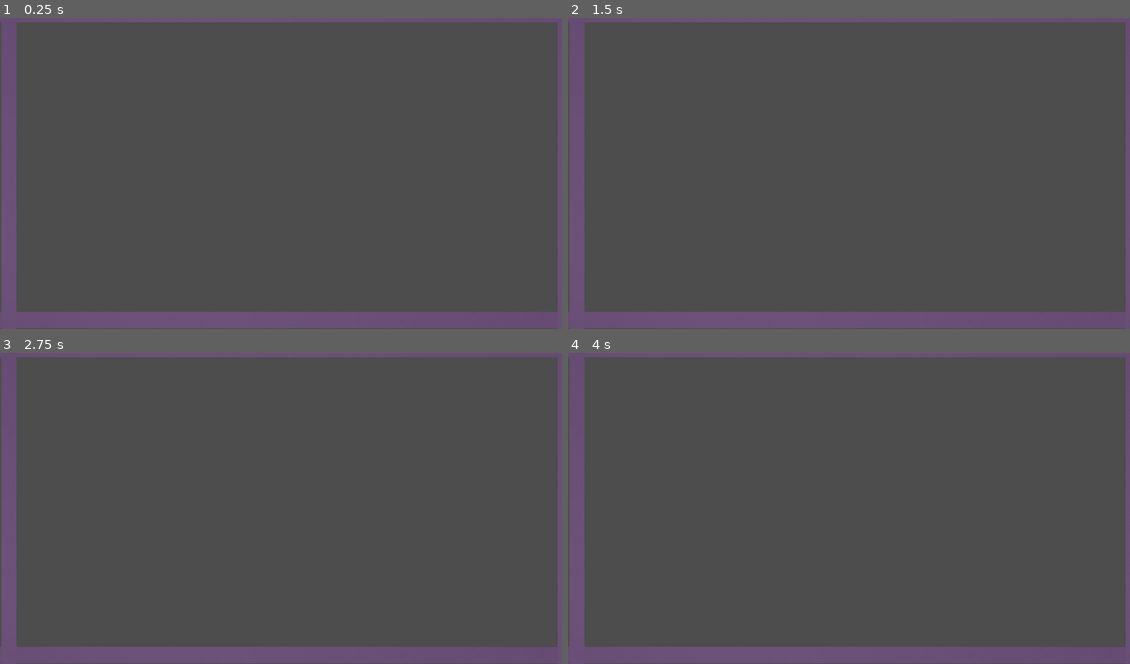
Above: before the commit, frames 1-4 (two rows, left to right).
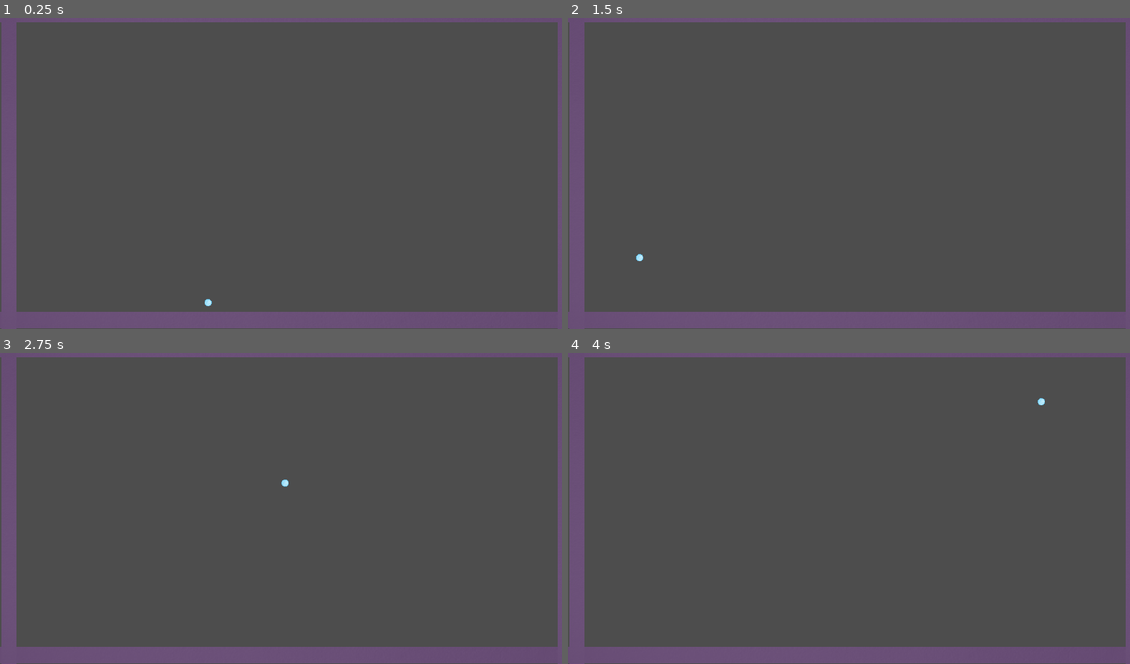
Above: after the commit, the same moments.

Repository: slinkp/godot-bounce-1
Game: Godot game, scene res://main.tscn
Same seed, same stepped clock (60 frames per second), same inputs: the game is played once before the commit and once after it.
Inputs:
- Up to frame 1 (0.25 s): no input
- Up to frame 2 (1.5 s): tap Enter at 0.5 s; tap Space at 1.25 s
- Up to frame 3 (2.75 s): no input
- Up to frame 4 (4 s): tap Enter at 3.5 s

The runs differ from the first frame. In frame 1, less than 0.1% of the frame differs, in the area x 36-38%, y 90-93%; in frame 2, less than 0.1%; in frame 3, less than 0.1%, in the area x 50-52%, y 40-43%; in frame 4, less than 0.1%.

Commit message:
2000 is too fast, makes ball fly through walls, why?

Diff:
--- a/main.gd
+++ b/main.gd
@@ -2,7 +2,7 @@
 
 @export var ball_scene: PackedScene
 
-var speed = 2000.0
+var speed = 1000.0
 
 # Called when the node enters the scene tree for the first time.
 func _ready():
